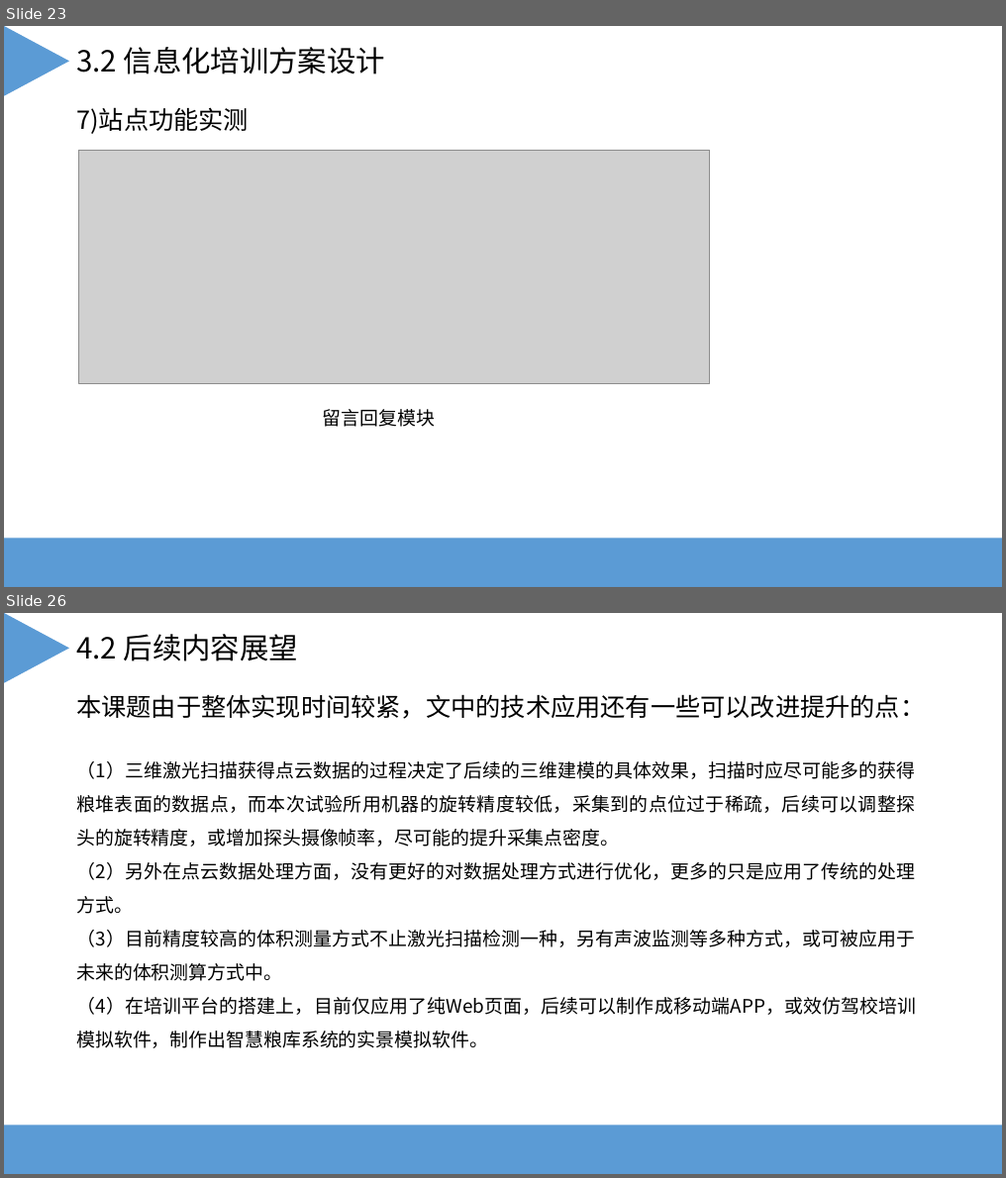
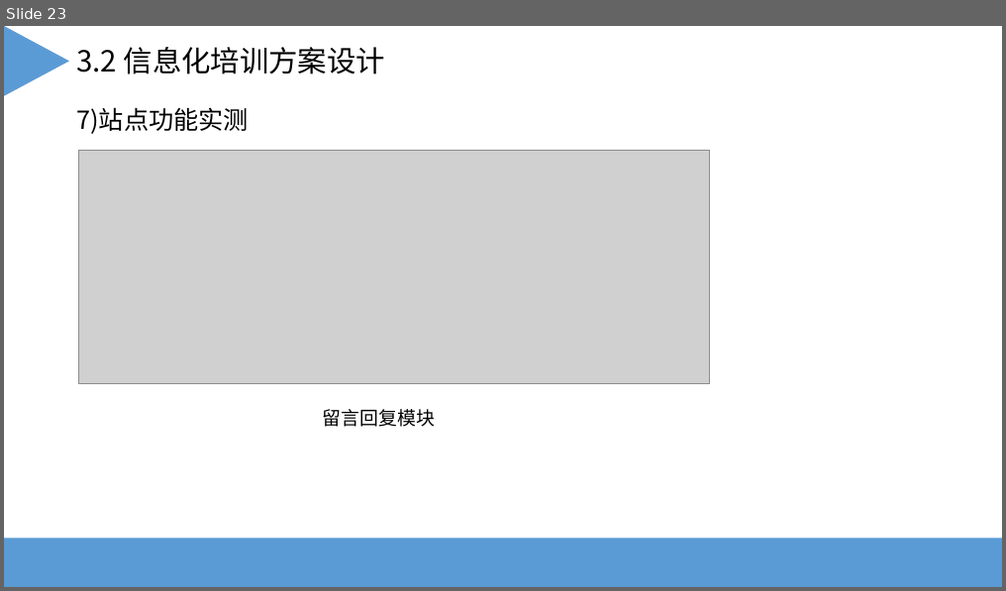
Before and after one commit to yangkaigithub/scada-task, a slide deck: 文档/毕设答辩.ppt. Shown one above the other, each under a label of ours: slides 23 and 26 before the commit, slide 23 after it; the slides between them are not shown. The pictures are 1006x1178 and 1006x591 pixels, drawn with LibreOffice and Linux fonts; fonts in the diff are those of the drawing; grey boxes stand for pictures. Boxes give left, top, right and bottom in pixels: in the first picture for what was removed or moved away, otherwise in the second. Text is boxed around its words. In the diff, an @@ line names an element or a change of style, - is before the commit and + after.

Commit message:
时间

```diff
--- a/文档/毕设答辩.ppt
+++ b/文档/毕设答辩.ppt
@@ slide 26 removed at [4,613,1002,1174], background #FFFFFF @@
@@ triangle removed at [4,613,69,683] @@
@@ text removed at [76,634,298,662] @@
-4.2 后续内容展望
@@ text removed at [76,694,925,719] @@
-本课题由于整体实现时间较紧，文中的技术应用还有一些可以改进提升的点：
@@ text removed at [76,761,916,1049] @@
-（1）三维激光扫描获得点云数据的过程决定了后续的三维建模的具体效果，扫描时应尽可能多的获得粮堆表面的数据点，而本次试验所用机器的旋转精度较低，采集到的点位过于稀疏，后续可以调整探头的旋转精度，或增加探头摄像帧率，尽可能的提升采集点密度。
-（2）另外在点云数据处理方面，没有更好的对数据处理方式进行优化，更多的只是应用了传统的处理方式。
-（3）目前精度较高的体积测量方式不止激光扫描检测一种，另有声波监测等多种方式，或可被应用于未来的体积测算方式中。
-（4）在培训平台的搭建上，目前仅应用了纯Web页面，后续可以制作成移动端APP，或效仿驾校培训模拟软件，制作出智慧粮库系统的实景模拟软件。
@@ rectangle removed at [4,1125,1002,1174] @@
```
Also in this commit, not shown: 1 slide changed, 2 other slides removed.
